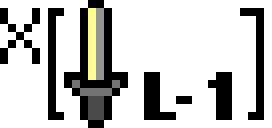
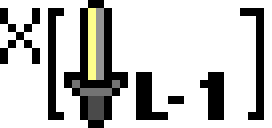
Before/after of a 272px x 128px layered artwork. What changed in the layer stack:
removed layer "Layer 1" over 136, 72, 232, 120
added layer "Pasted Layer" above "X key.psd" over 136, 72, 216, 120
added layer "X key.psd" over 136, 72, 232, 120
